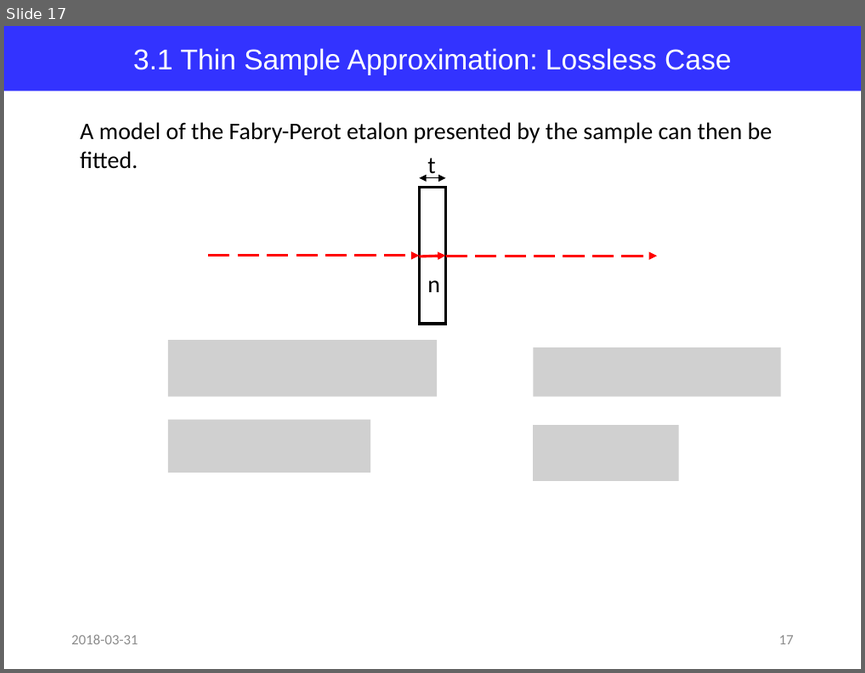
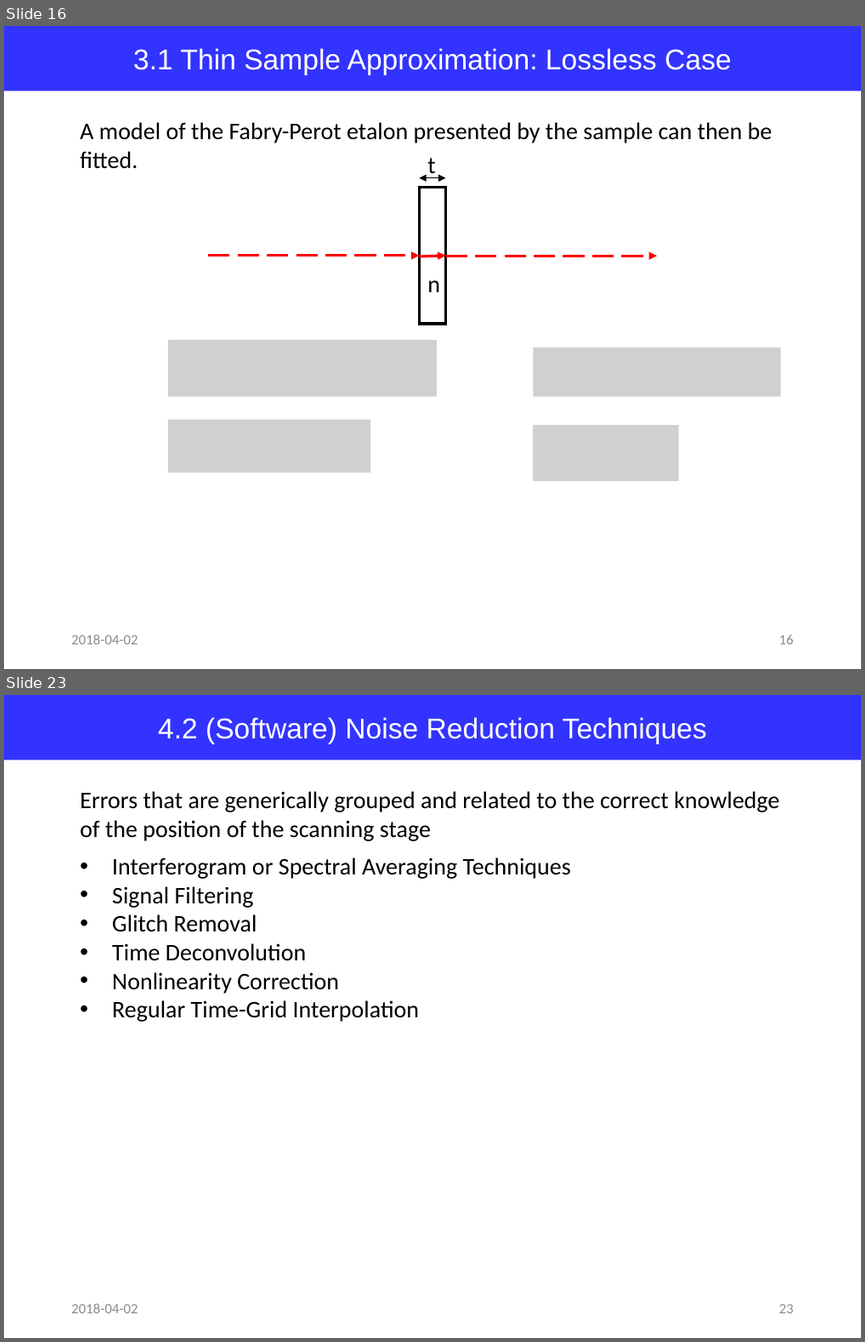
Before and after one commit to jglee96/NBTP_Lab, a slide deck: Terahertz Metrology/Ch5/Terahertz Metrology_Ch5.pptx. Shown one above the other, each under a label of ours: slide 17 before the commit, slides 16 and 23 after it; the slides between them are not shown. The pictures are 865x673 and 865x1342 pixels, drawn with LibreOffice and Linux fonts; fonts in the diff are those of the drawing; grey boxes stand for pictures. Boxes give left, top, right and bottom in pixels: in the first picture for what was removed or moved away, otherwise in the second. Text is boxed around its words. In the diff, an @@ line names an element or a change of style, - is before the commit and + after.

```diff
--- a/Terahertz Metrology/Ch5/Terahertz Metrology_Ch5.pptx
+++ b/Terahertz Metrology/Ch5/Terahertz Metrology_Ch5.pptx
@@ slide 23 added at box(4, 695, 861, 1338), background #FFFFFF @@
@@ rectangle added at box(4, 695, 861, 760), fill #3333FF, 24 pt, text #FFFFFF @@
+4.2 (Software) Noise Reduction Techniques
@@ text added at box(80, 791, 779, 841), 20 pt, text #000000 @@
+Errors that are generically grouped and related to the correct knowledge of the position of the scanning stage
@@ text added at box(112, 857, 571, 1021), 20 pt, text #000000 @@
+• Interferogram or Spectral Averaging Techniques
+• Signal Filtering
+• Glitch Removal
+• Time Deconvolution
+• Nonlinearity Correction
+• Regular Time-Grid Interpolation
@@ text added at box(71, 1303, 137, 1313), 12 pt, text #8C8C8C @@
+2018-04-02
@@ page number added at box(779, 1304, 794, 1313), 12 pt, text #8C8C8C @@
+23
@@ what was slide 17 is now slide 16 @@
@@ slide 16 changed as well @@
@@ text at box(71, 634, 137, 644): text changed @@
-2018-03-31
+2018-04-02
@@ page number at box(779, 635, 794, 644): text changed @@
-17
+16
```
Also in this commit, not shown: 17 other slides changed, 5 other slides added, 1 slide removed, 2 other files.
